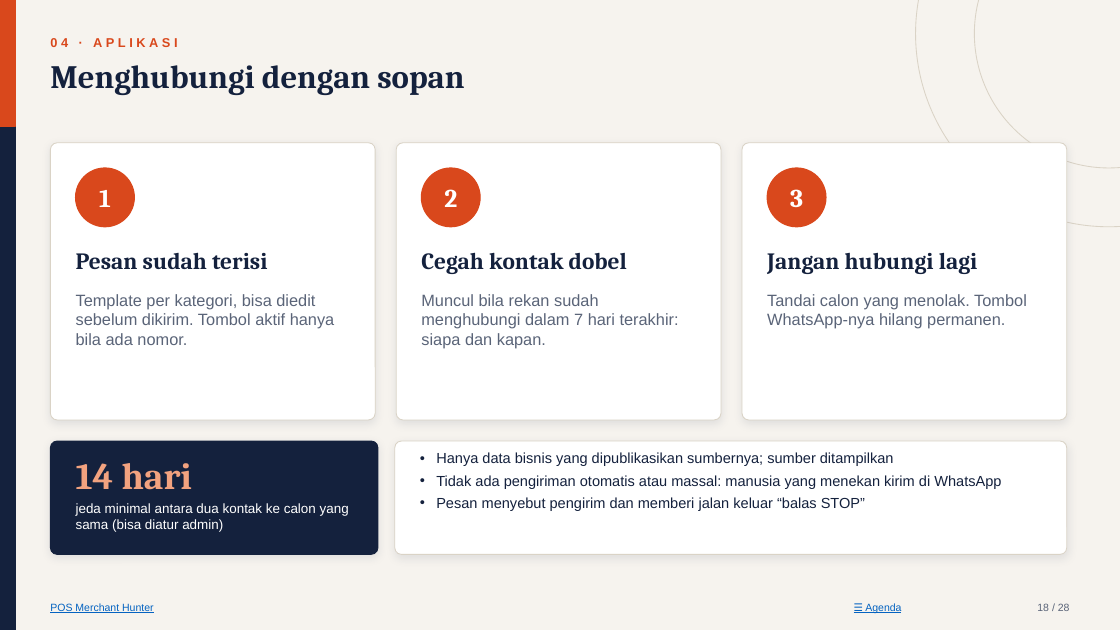
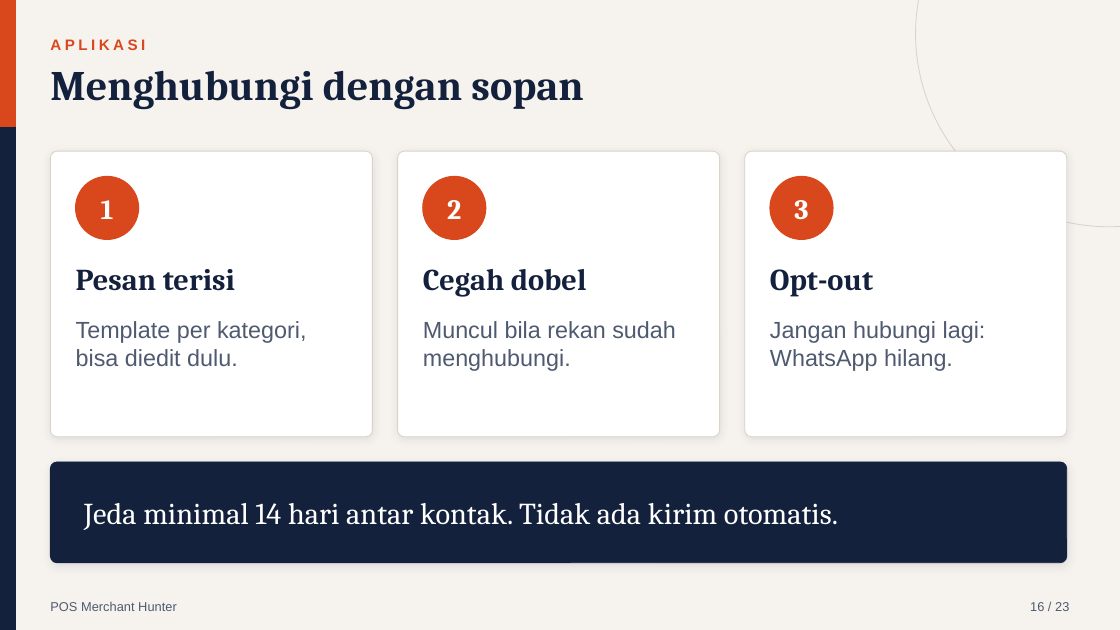
Before and after one commit to ziancuk/merchant-hunter, a slide deck: slide 16 of POS-Merchant-Hunter_Presentasi-Manajemen.pptx (slide 18 before the commit). Drawn at 1120x630 pixels with LibreOffice and Linux fonts; fonts in the diff are those of the drawing. Boxes give left, top, right and bottom in pixels: in the first picture for what was removed or moved away, otherwise in the second. Text is boxed around its words. In the diff, an @@ line names an element or a change of style, - is before the commit and + after.

```diff
--- a/POS-Merchant-Hunter_Presentasi-Manajemen.pptx
+++ b/POS-Merchant-Hunter_Presentasi-Manajemen.pptx
@@ ellipse removed at (975,0,1120,168) @@
@@ text "Menghubungi dengan sopan" at (50,70,583,110): size 28 to 36 pt @@
@@ text at (50,39,145,50): text changed; size 11 to 13 pt @@
-04 · APLIKASI
+APLIKASI
@@ rounded rectangle: place and size @@
-rounded rectangle at (50,143,376,420)
+rounded rectangle at (50,151,372,437)
@@ text "1": place and size @@
-text "1" at (99,190,111,207)
+text "1" at (101,200,114,219)
@@ ellipse: place and size @@
-ellipse at (76,168,134,227)
+ellipse at (76,176,139,239)
@@ rounded rectangle: place and size @@
-rounded rectangle at (397,143,722,420)
+rounded rectangle at (397,151,719,437)
@@ text "2": place and size @@
-text "2" at (444,189,457,207)
+text "2" at (447,200,461,219)
@@ ellipse: place and size @@
-ellipse at (422,168,481,227)
+ellipse at (423,176,486,239)
@@ rounded rectangle: place and size @@
-rounded rectangle at (742,143,1067,420)
+rounded rectangle at (745,151,1067,437)
@@ size 22 to 24 pt in 3 elements at (101,200,114,219), (447,200,461,219), (794,200,808,220) @@
@@ text "3": place and size @@
-text "3" at (790,189,803,207)
+text "3" at (794,200,808,220)
@@ ellipse: place and size @@
-ellipse at (767,168,826,227)
+ellipse at (770,176,833,239)
@@ text at (76,269,235,291): text changed; size 20 to 26 pt @@
-Pesan sudah terisi
+Pesan terisi
@@ text at (423,269,587,297): text changed; size 20 to 26 pt @@
-Cegah kontak dobel
+Cegah dobel
@@ text added at (770,269,873,297), 26 pt, text #14213D, bold @@
+Opt-out
@@ text removed at (767,294,1027,329) @@
-Tandai calon yang menolak. Tombol WhatsApp-nya hilang permanen.
@@ text at (76,321,307,366): text changed; size 14 to 20 pt; text colour #5A6478 to #4F5A70 @@
-Template per kategori, bisa diedit sebelum dikirim. Tombol aktif hanya bila ada nomor.
+Template per kategori, bisa diedit dulu.
@@ text at (423,321,676,371): text changed; size 14 to 20 pt; text colour #5A6478 to #4F5A70 @@
-Muncul bila rekan sudah menghubungi dalam 7 hari terakhir: siapa dan kapan.
+Muncul bila rekan sudah menghubungi.
@@ vertical alignment middle to top in 3 elements at (423,269,587,297), (76,269,235,291), (770,321,986,371) @@
@@ text at (770,321,986,371): text changed; font Cambria to Arial; text colour #14213D to #4F5A70; bold off @@
-Jangan hubungi lagi
+Jangan hubungi lagi: WhatsApp hilang.
@@ rounded rectangle removed at (50,441,378,555) @@
@@ rounded rectangle removed at (395,441,1067,555) @@
@@ rounded rectangle added at (50,462,1067,563), fill #14213D, outline #14213D 0.75 pt @@
@@ text removed at (76,463,192,490) @@
-14 hari
@@ text removed at (436,452,1001,511) @@
-• Hanya data bisnis yang dipublikasikan sumbernya; sumber ditampilkan
-• Tidak ada pengiriman otomatis atau massal: manusia yang menekan kirim di WhatsApp
-• Pesan menyebut pengirim dan memberi jalan keluar “balas STOP”
@@ text removed at (76,503,349,532) @@
-jeda minimal antara dua kontak ke calon yang sama (bisa diatur admin)
@@ text added at (84,503,838,530), 26 pt, text #FFFFFF @@
+Jeda minimal 14 hari antar kontak. Tidak ada kirim otomatis.
@@ text "POS Merchant Hunter" at (50,602,177,611): size 9 to 11 pt, text colour #0563C1 to #4F5A70, underline off @@
@@ text removed at (865,603,901,613) @@
-☰ Agenda
@@ text added at (1030,602,1069,611), 11 pt, text #4F5A70 @@
+16 / 23
@@ text removed at (1037,603,1070,611) @@
-18 / 28
```
Also in this commit, not shown: 16 other slides changed, 6 slides added, 11 slides removed, 2 other files.
